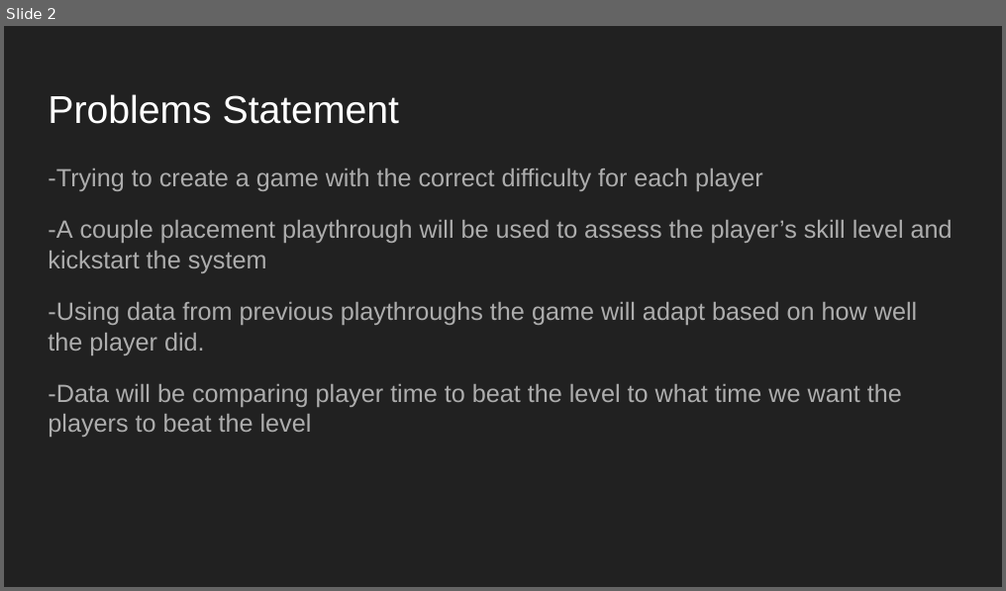
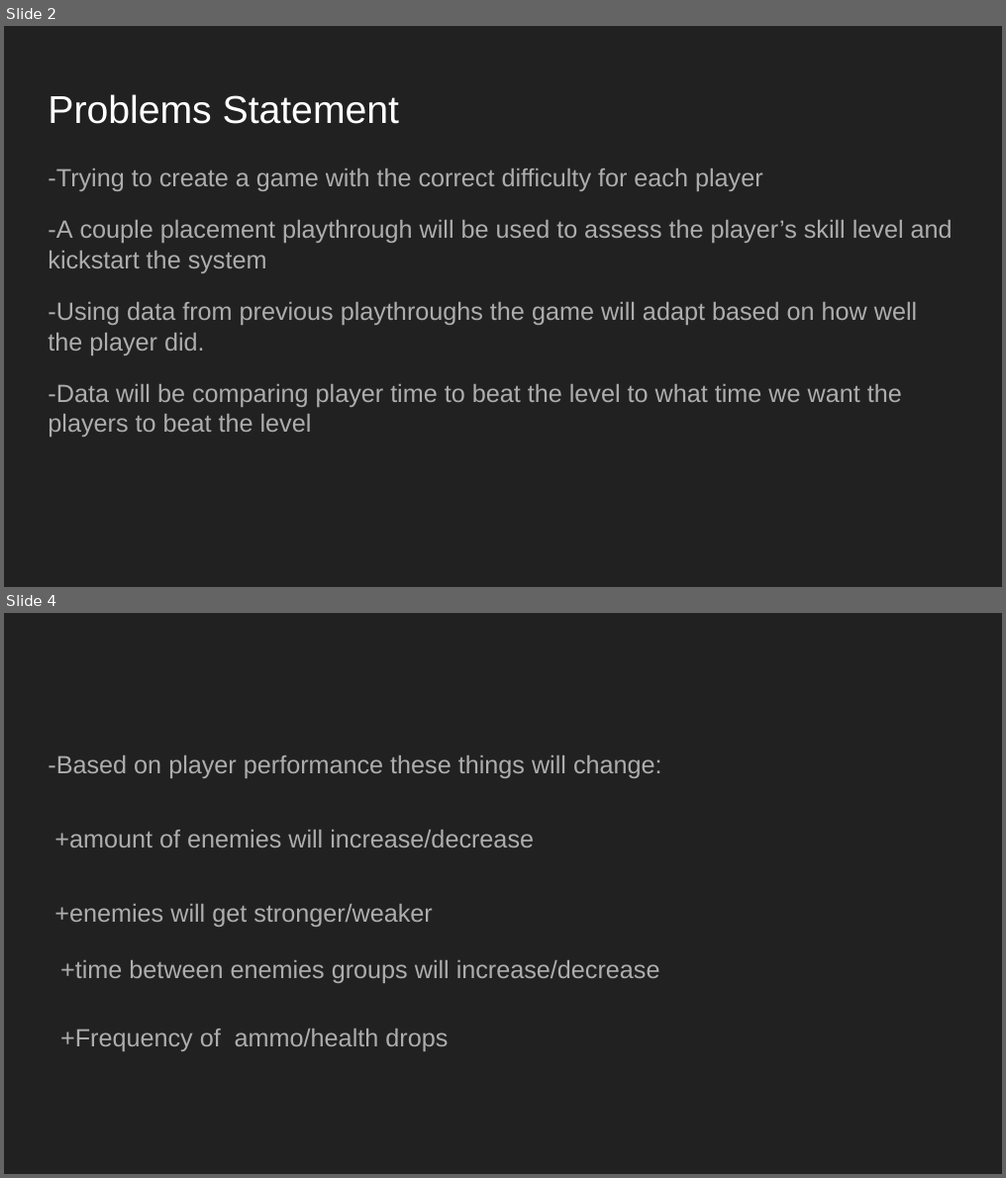
Before and after one commit to kko3/AdaptiveDifficulty, a slide deck: Ai Final persentation.pptx. Shown one above the other, each under a label of ours: slide 2 before the commit, slides 2 and 4 after it; the slides between them are not shown. The pictures are 1006x591 and 1006x1178 pixels, drawn with LibreOffice and Linux fonts; fonts in the diff are those of the drawing. Boxes give left, top, right and bottom in pixels: in the first picture for what was removed or moved away, otherwise in the second. Text is boxed around its words. In the diff, an @@ line names an element or a change of style, - is before the commit and + after.

```diff
--- a/Ai Final persentation.pptx
+++ b/Ai Final persentation.pptx
@@ slide 4 added at <box>4,613,1002,1174</box>, background #212121 @@
@@ text added at <box>48,756,662,1052</box>, 18 pt, text #ADADAD @@
+-Based on player performance these things will change:
++amount of enemies will increase/decrease
++enemies will get stronger/weaker
++time between enemies groups will increase/decrease
++Frequency of ammo/health drops
```
Also in this commit, not shown: 1 slide changed.
